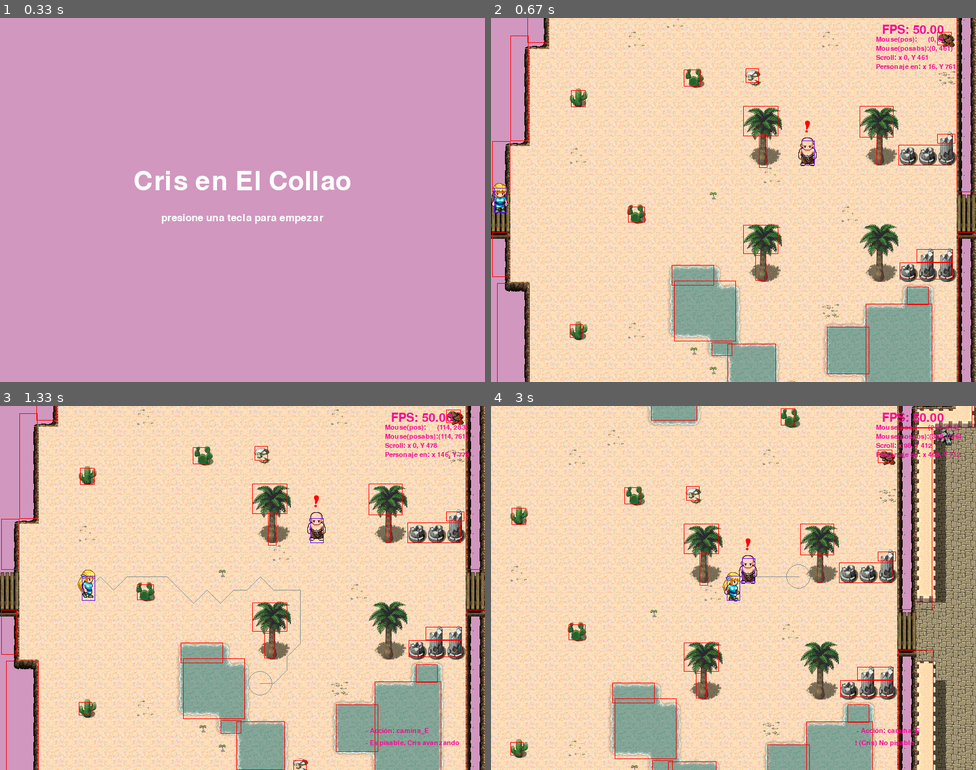
Above: before the commit, frames 1-4 (two rows, left to right).
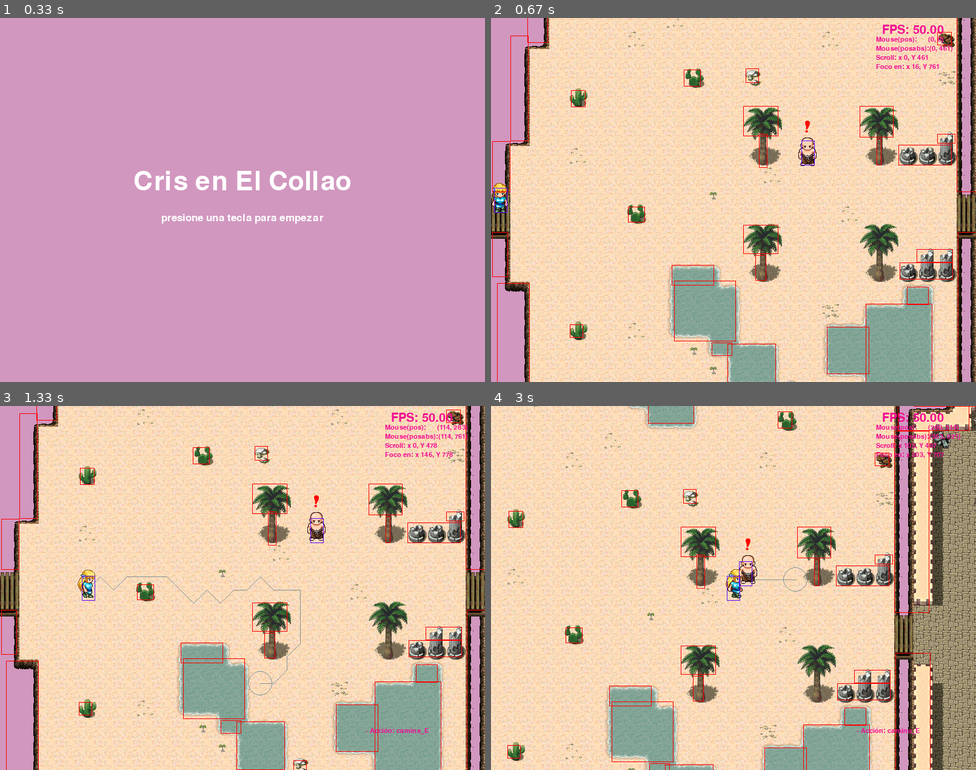
Above: after the commit, the same moments.

Repository: BigfooTsp/Pygame.Cris
Game: pygame game, started from juego.py
Two runs of this game, one before a commit and one after it. Both use one fixed random seed, a clock stepped at 60 frames per second and the inputs below.
Inputs (mouse positions are in pixels of both pictures, inside the frame that each line leads up to):
- Up to frame 1 (0.33 s): no input
- Up to frame 2 (0.67 s): tap Enter at 0.33 s
- Up to frame 3 (1.33 s): press the mouse at (257, 697) at 0.7 s; move the mouse to (271, 653) at 0.8 s; release the mouse at (291, 613) at 0.93 s; press the mouse at (257, 697) at 1.03 s; move the mouse to (164, 635) at 1.13 s; release the mouse at (67, 577) at 1.27 s
- Up to frame 4 (3 s): right-click (830, 558) at 1.38 s; press the mouse at (830, 558) at 1.7 s; move the mouse to (864, 620) at 1.8 s; release the mouse at (903, 682) at 1.93 s; press the mouse at (830, 558) at 2.03 s; move the mouse to (738, 515) at 2.13 s; release the mouse at (646, 471) at 2.27 s; press the mouse at (830, 558) at 2.37 s; move the mouse to (835, 529) at 2.47 s; release the mouse at (840, 500) at 2.6 s; press the mouse at (830, 558) at 2.7 s; move the mouse to (738, 638) at 2.8 s; release the mouse at (646, 719) at 2.93 s

Frame 1 is identical in both runs. In frame 2, 0.1% of the frame differs, in the area x 79-96%, y 12-15%; in frame 3, 0.3%; in frame 4, 29%, in the area x 0-100%, y 0-100%.

Commit message:
Soluciono problema de colisiones con pathfinding
Ahora permite desplazarse utilizando el pathfinding y las colisiones
generan los eventos correctamente.

Diff:
--- a/elementos.py
+++ b/elementos.py
@@ -43,10 +43,11 @@
     # La clave del siguiente diccionario determina la imagen del sprite. La de SO y O son el mismo, por eso coincide la letra.
     orientacion = {(0, -1):'N', (-1, 1):'O', (1, 0):'E', (1, 1):'E', (0, 1):'S', (1, -1):'E', (-1, 0):'O', (-1, -1):'O'}
 
-    def __init__(self, nombre, tipo, map_pos, focus=False, rect=None):
+    def __init__(self, nombre, tipo, map_pos, matriz_astar, focus=False, rect=None):
         print ("....Creando elemento " + nombre + '...')
 
         self.map_pos        = map_pos       # Posición en el mapa (centro del elemento)
+        self.matriz_astar   = matriz_astar
         self.scroll_pos     = [0, 0]        # posición del elemento en la pantalla.
         self.nombre         = nombre        # Nombre del elemento, se utilizará para genera_srpite()
         self.tipo           = tipo          # Para agrupar los diferentes tipos de elementos
@@ -56,6 +57,7 @@
         self.nextaction     = False         # Lista que indica la siguiente acción.
         self.action         = 'camina_S'    # acción actual (posición 0 de nextaction)
         self.ruta           = []
+        self.destino        = self.map_pos  # Indica el destino final hacia el cual se mueve el elemento.
         self.nextpos        = self.map_pos  # Indica la posición a la que se moverá el elemento en el ciclo actual.
         self.scroll         = (0,0)         # Pixel superior izquierda de la cámara en el mapa.
 
@@ -117,10 +119,24 @@
     #########################################################
 
     # Crea lista para caminar hacia un punto concreto del mapa.
-    def pathfinding(self, pos, mapa):
+    def pathfinding(self, pos=False):
+        # Se crean dos variables mapa y destino por si, en caso de colisión, necesita recalcularse la ruta.
+        if pos:
+            self.destino = pos
+        else:
+            pos = self.destino
+
+        mapa = self.matriz_astar
+
         self.ruta = a_star.Pathfinding(self.map_pos, pos, mapa, width=self.rectcol.w).waypoints_pixel
+        # test:
         print ('Nueva ruta para %s: '%self.nombre, end='')
         print (self.ruta)
+
+
+    # Detiene el movimiento del elemento.
+    def detener(self):
+        self.ruta = []
 
 
     # actualiza self.action con self.nextaction y mueve el sprite.
@@ -139,8 +155,6 @@
 
     # Calcula la siguiente posición desde una ruta
     def calc_nextpos(self):
-
-        # [.] ERROR en movimiento diagonal NE (1,-1) y SO (-1,1). siempre empieza con distancia 6
         if len(self.ruta)>0:
             waypoint = self.ruta[0]         # siguiente waypoint
             pos = self.map_pos
@@ -160,6 +174,7 @@
                     direcc.append(0)
                 elif waypoint[p] < pos[p]:
                     direcc.append(-1)
+            self.direccion  = direcc
             print ('dirección',direcc) ##########
 
             # Determina la acción que le corresponde dibujar.
@@ -169,21 +184,26 @@
                     self.nextaction = 'camina_'+orient
                     print ('nextaction- ',self.nextaction)
 
-            # Determina la nueva posición del elemento (Si  dist<vel sin +1, entraría en bucle con else).
+            # Determina la nueva posición del elemento
+            #(Si  dist<vel sin +1, entraría en bucle con else).
             if distancia < self.velocidad+1:
-                self.nextpos = waypoint
+                self.nextpos = list(waypoint)
                 del self.ruta[0]
             else:
-                self.nextpos = (pos[0]+(direcc[0]*self.velocidad), pos[1]+(direcc[1]*self.velocidad))
+                self.nextpos = [pos[0]+(direcc[0]*self.velocidad), pos[1]+(direcc[1]*self.velocidad)]
+
 
         elif self.ruta == []:
             self.nextaction = False
             self.nextpos    = self.map_pos
+            self.direccion  = (0,0)
 
 
     # Actualiza posiciones y rectángulos desde nextpos.
-    def mover_elemento(self, pisable=False):
-        avance = (self.nextpos[0]-self.map_pos[0], self.nextpos[1]-self.map_pos[1])
+    def mover_elemento(self):
+        print (' ! nextpos, map_pos',self.nextpos, self.map_pos)
+        print (' ! rectcol', self.rectcol)
+        #avance = (self.nextpos[0]-self.map_pos[0], self.nextpos[1]-self.map_pos[1])
 
         self.rectcol.center = self.nextpos
         self.rect.center    = self.nextpos
@@ -194,23 +214,8 @@
         # Actualizando scroll_pos
         self.scroll_pos = ((self.map_pos[0]-self.rectcol.w//2) - self.scroll[0], (self.map_pos[1]-self.rectcol.h//2) - self.scroll[1])
 
-
-        # Busca en las listas nextpos y nextaction para generar el próximo movimiento.
-        '''
-        self.nextaction   = False         # Lista que indica la siguiente acción.
-        self.action       = 'camina_S'    # acción actual (posición 0 de nextaction)
-        self.ruta         = False
-        self.nextpos      = self.map_pos  # Indica la posición a la que se moverá el elemento en el ciclo actual.
-        self.sprites_accion               # imagen
-        '''
-
-        # [-] Comprobar en coolaostate las llamadas a calc_nextaction
-         # Calcula nextpos (map_pos)
-
-
         # genera nextaction desde self.ruta.
         self.calc_nextpos()
-
 
         # Calculta action (sprite)
             # Hay acciones que podrían interrumpir el movimiento o modificar la imagen...
--- a/escenario.py
+++ b/escenario.py
@@ -35,7 +35,6 @@
 		self.layers() 			# Configuración de layers. (suelo, no pisable, objetos)
 		self.mapear_completo()	# obtiene self._mapasurface con objeto surface del mapa completo.
 		self.map_info()			# Mostrar información del mapa creado
-		self.matriz_astar()
 
 
 	def load_map(self, nivel):
@@ -139,9 +138,7 @@
 		return	mapasurface
 
 	# Devuelve una matriz donde 0 es pisable y 1 no.
-	def matriz_astar(self, width=22):
-		# Nota: Si hay muchos elementos de diferentes tamamos.. habría que generar una matriz para cada ancho diferente.
-
+	def matriz_astar(self, width):
 		matriz = []
 		fil = 0
 		screen_rect = pygame.Rect(0, 0, self._mapa_size[0], self._mapa_size[0])
@@ -157,7 +154,7 @@
 					matriz[fil].append(1)
 			fil += 1
 
-		self.matriz_astar = matriz
+		return matriz
 
 
 	def map_info(self):
--- a/gamemanager/gamemanager.py
+++ b/gamemanager/gamemanager.py
@@ -170,8 +170,10 @@
 			textoscroll = utils.texto(scrolltext, x, y, 17, color=(242,12,146), fuente = None) # obtiene (objeto texto, rect.)
 			self.screen.blit(textoscroll[0], (x, y))
 
-			# Posición del personaje:
-			pos = ('Personaje en: x %i, Y %i'%(self.states[-1].grupoelementos.elements['Cris'].map_pos))
+			# Posición del foco:
+			foco = self.states[-1].grupoelementos.elements[self.states[-1].grupoelementos.focus()]
+			mapapos = foco.map_pos
+			pos = ('Foco en: x %i, Y %i'%(mapapos[0], mapapos[1]))
 			x=635
 			y=75
 			textopos = utils.texto(pos, x, y, 17, color=(242,12,146), fuente = None) # obtiene (objeto texto, rect.)
--- a/gamemanager/states/CollaoState.py
+++ b/gamemanager/states/CollaoState.py
@@ -20,8 +20,7 @@
 		self.dialog_surface 	= False	# Indica si hay un diálogo en marcha.
 		self._misionPiti 		= False # Variable de misión inicial
 		self.test 		= [[]]	# listado de mensajes para modo test.
-		self.pathfinding_active = True
-		self.mouse_pos 	= (0,0)
+		self.mouse_map_pos 	= (0,0)
 
 	def crear_elementos(self):
 		''' Creación inicial del grupo de personajes y objetos '''
@@ -29,8 +28,8 @@
 		# Mapa
 		self.grupoelementos.mapanopisable = self._mapa._nopisable 	# enviando a 'elementos' rectángulos nopisables del mapa.
 		# Personajes: nombre, tipo, map_pos=[0,0], focus=False
-		self.grupoelementos.add(elementos.Elemento('Cris', 'personaje_principal', (16,761), focus=True))
-		self.grupoelementos.add(elementos.Elemento('Piti', 'personaje_secundario',  (523, 683),))
+		self.grupoelementos.add(elementos.Elemento('Cris', 'personaje_principal', (16,761), matriz_astar=self._mapa.matriz_astar(22), focus=True))
+		self.grupoelementos.add(elementos.Elemento('Piti', 'personaje_secundario',  (523, 683), matriz_astar=self._mapa.matriz_astar(22)))
 		# Objetos: {nombre:rect, ...}
 		for k,v in self._mapa._objetos_escenario.items():
 			map_pos = v.topleft
@@ -135,7 +134,7 @@
 		    element.scroll = self.scroll
 
 		# reinicializar variables.
-		self.mouse_pos 	= (0,0)
+		self.mouse_map_pos 	= (0,0)
 
 
 	def handleEvents(self, event, teclado):
@@ -166,39 +165,33 @@
 		if event.type == pygame.MOUSEBUTTONDOWN:
 			mouse_click_left = pygame.mouse.get_pressed()[0]
 			mouse_click_right = pygame.mouse.get_pressed()[2]
-			mouse_pos0 = pygame.mouse.get_pos()
-			mouse_pos = [mouse_pos0[0]+self.scroll[0], mouse_pos0[1]+self.scroll[1]]
+			self.mouse_scroll_pos = pygame.mouse.get_pos()
+			self.mouse_map_pos = [self.mouse_scroll_pos[0]+self.scroll[0], self.mouse_scroll_pos[1]+self.scroll[1]]
 
 			# test
-			print ('  ¡ Mouse click !', mouse_pos, end = ' ')
+			print ('  - Mouse click (map_pos)', self.mouse_map_pos, end = '; ')
+			print ('(scroll_pos)', self.mouse_scroll_pos)
 
 			if mouse_click_left:
-				print ('boton izquierdo')
+				print (' > botón izquierdo')
 				if self.dialog_surface == False:
-					if a_star.es_pisable(mouse_pos, self._mapa.matriz_astar, width=22):
-						personaje.pathfinding(mouse_pos, self._mapa.matriz_astar)
+					if a_star.accesible(self.mouse_map_pos, personaje.matriz_astar, width=personaje.rectcol.w):
+						personaje.pathfinding(pos=self.mouse_map_pos)
 					else:
 						print ('Destino no accesible')
-
-						# Por defecto la matriz del mapa para pathfinding se crea con cuadros
-						# de 22x22 que es el ancho del personaje... si esto cambia, modificarlo en 'escenario'.
-
 			elif mouse_click_right:
-				print ('botón derecho')
+				print (' 	> botón derecho')
 
 		# Pausa
 		if teclado[pygame.K_p]:
 			self.parent.pushState(self.parent._pausa)
 
-
 		# Selección de respuesta en diálogos.
 		#if self.dialog_surface:
 
 
-
+	# Dibuja el juego.
 	def draw(self):
-		''' Dibuja el juego '''
-
 		self.parent.screen.blit(self.parent.background, (0,0))
 
 		l=0
@@ -239,6 +232,7 @@
 				for element in colisiones['Cris']:
 					if self._misionPiti == 'fase_1': 	# Colisión con Piti para misión 1:
 						if 'Piti' in element:
+							self.grupoelementos.elements['Cris'].detener()
 							self.dialogs('quiere_hablar')
 
 
@@ -294,13 +288,22 @@
 			rect_no.left += self.diagrect.left
 			rect_no.top  += self.diagrect.top
 
-			if rect_si.collidepoint(self.mouse_pos):
+			print ('\n ! Esperando respuesta a diálogo')
+			print ('Sí en', rect_si)
+			print ('No en', rect_no)
+
+			if rect_si.collidepoint(self.mouse_scroll_pos):
+
+				# si en 438,970 según self.pos ... necesita el self.pos0??
+
 				print ('Dialog:  Si')
 				print ('Iniciando fase 2 de mision Piti')
 				self.dialog_surface = False
 				self._misionPiti = 'fase_2'
 				return
-			elif rect_no.collidepoint(self.mouse_pos):
+			elif rect_no.collidepoint(self.mouse_scroll_pos):
+
+				# no [565, 969]
 				print ('Dialog:  No')
 				print ('Iniciando fase 3 de mision Piti')
 				self.dialog_surface = False
--- a/grupo_state.py
+++ b/grupo_state.py
@@ -44,37 +44,51 @@
 			if element.nextaction:
 				element.actualizar_sprite()
 				if self.es_pisable(element):
-					# [.] Si  no fuera pisable, o tropezara con algo, buscaría una ruta alternativa 2 o tres veces.
+					print ('es pisable')
 					element.mover_elemento()
+				else:
+					print ('! %s colisiona, detiene ruta...'%element.nombre)
+					element.mover_elemento()
+					element.detener()
 
+			    	# [ ANULADO ]
+			    	# Inicia una nueva búsqueda de camino para continuar, evadiendo a 'elotro'.
+			    	# Nota (es posible que esto genere un bucle entre dos elementos...)
+					#element.pathfinding()
 			element.update() 					# prepara el siguiente ciclo.
 
 
+	# Comprueba que las nextpos de los elementos son pisables antes de avanzar.
 	def es_pisable(self,element):
-		''' Comprueba que las nextpos de los elementos son pisables antes de avanzar.
-    	las anula si no es así.'''
-
-    	# [.] Necesario con movimiento por click??
-
-		pos = element.rectcol.inflate(-2,-2)
+		pos = element.rectcol.inflate(-(element.velocidad-1),-(element.velocidad-1))
 		pos.move_ip(element.nextpos[0]-element.map_pos[0], element.nextpos[1]-element.map_pos[1])
 
-		# Comprobando colisión con mapa:
-		#idm = pos.collidelist(self.mapanopisable)
+		#pos = element.rectcol
+		retroceso = (element.direccion[0] * -1, element.direccion[1] * -1)
 
+		# calculará las distancias necesarias para rectificar la posición del elemento si se traspasan.
+		def calculadistancias():
+			# distancia mínima que debería de haber entre los elementos.
+			dist = (element.rectcol.w//2 + elotro.rectcol.w//2 -1 , element.rectcol.h//2 + elotro.rectcol.h//2 -1)
+			# distancia real.
+			distcol = (abs(element.nextpos[0] - elotro.map_pos[0]), abs(element.nextpos[1] - elotro.map_pos[1]))
+			return dist, distcol
 
 		# Comprobando colisión con elementos:
 		for elotro in self.elements.values():
 			if elotro.nombre != element.nombre:
-			    ide = pos.colliderect(elotro.rectcol)
-		# Resultado:
-		#if idm != -1 or ide:
-		if ide:
-			self.test[0]=str('! (%s) No pisable'%element.nombre)
-			return False
-		else:
-			self.test[0]=str(' - Es pisable, %s avanzando'%element.nombre)
-			return True
+			    if pos.colliderect(elotro.rectcol):
+			    	dist, distcol = calculadistancias()
+
+			    	# Ajustando las posiciones hasta tener la distancia correcta.
+			    	while distcol[0] < dist[0] and distcol[1] < dist[1]:
+			    		for n in 0,1:
+				    		element.nextpos[n] += retroceso[n]
+				    	dist, distcol = calculadistancias()
+
+			    	return False
+			    else:
+			    	return True
 
 
 	def intercolision(self):
@@ -100,26 +114,3 @@
 			return colisiones
 		else:
 			return False
-
-
-
-
-#### POSIBLES MÉTODOS A IMPLEMENTAR:
-
-	def buscar(self, nombre):
-		''' Busca un elemento en el grupo y retorna su posicion en mapa si está, None si no está'''
-		None
-
-
-	def informe(self, tipo=None):
-		''' Imprime un informe con todos los elementos y sus caracterísiticas '''
-
-		None
-	def grupotipo(self, tipo):
-		''' Crea diccionario de listas agrupando los elementos según su tipo '''
-		# Los tipos puedes ser: pers_principal, objeto, pers_secundarios, criaturas...
-
-		# return dict
-
-	def distancia (self, elementA, elementB):
-		''' Devuelve la distancia en pixeles entre dos elementos '''
--- a/utilidades/a_star.py
+++ b/utilidades/a_star.py
@@ -14,7 +14,7 @@
 ###################################
 
 # Devuelve la posición de la celda de una coordenada.
-def buscarPos(pos, mapa, width=22):
+def buscarPos(pos, mapa, width):
 	for f in range(0, len(mapa)):
 		for c in range(0, len(mapa[0])):
 			cel = pygame.Rect(c*width, f*width, width, width)
@@ -26,12 +26,13 @@
 	return abs(a[0] - b[0]) + abs(a[1] - b[1]) #Valor absoluto.
 
 # Comprueba en la matriz de un mapa si una posición (pixel) es pisable
-def es_pisable(pos, mapa, width=22):
+def accesible(pos, mapa, width):
 	f,c = buscarPos(pos, mapa, width)
 	if mapa[f][c] == 0:
 		return True
 	else:
 		return False
+
 
 
 ###################################
@@ -55,7 +56,7 @@
 
 
 class Pathfinding:
-	def __init__(self, origen, destino, mapa, width=22): # mapa.matriz_astar
+	def __init__(self, origen, destino, mapa, width): # mapa.matriz_astar
 		global pos_f
 
 		self.width = width
@@ -110,6 +111,7 @@
 					if self.mapa[f-element[0]][c] == 0 and self.mapa[f][c-element[1]] == 0:
 						vecinos.append(Nodo(pos=[f,c], padre=nodo))
 		return vecinos
+
 
 	# Pasa el elemento de f menor de la lista abierta a la cerrada.
 	def f_menor(self):
@@ -122,12 +124,14 @@
 		self.cerrada.append(self.abierta[n])
 		del self.abierta[n]
 
+
 	# Comprueba si un nodo está en una lista.
 	def en_lista(self, nodo, lista):
 		for i in range(len(lista)):
 			if nodo.pos == lista[i].pos:
 				return 1
 		return 0
+
 
 	# Gestiona los vecinos del nodo seleccionado.
 	def ruta(self):
@@ -151,6 +155,7 @@
 							self.abierta.append(self.nodos[i])
 							break
 
+
 	# Analiza el último elemento de la lista cerrada.
 	def buscar(self):
 		self.f_menor()
@@ -158,6 +163,7 @@
 		self.nodos = self.vecinos(self.select)
 		self.ruta()
 
+
 	# Comprueba si el objetivo objetivo está en la lista abierta.
 	def objetivo(self):
 		for i in range(len(self.abierta)):
@@ -165,6 +171,7 @@
 				return 0
 		return 1
 
+
 	# Retorna una lista con las posiciones del camino a seguir.
 	def camino(self):
 		for i in range(len(self.abierta)):
@@ -178,10 +185,9 @@
 		camino.reverse()
 		return camino
 
-    # Genera lista con las coordenadas waypoints.
+
+    # Genera lista con el primer paso, destino, y los pasos con distina dirección.
 	def waypoints(self):
-
-		# Genera lista con el primer paso, destino, y los pasos con distina dirección.
 		self.waypoints = [self.camino[0]]
 		for n in range(0,len(self.camino)-2):
 			if (self.camino[n+1][0] - self.camino[n][0], self.camino[n+1][1] - self.camino[n][1]) == (
Not shown, changed: ToDo.tasks
Not shown, changed: pygame.cris.sublime-workspace
